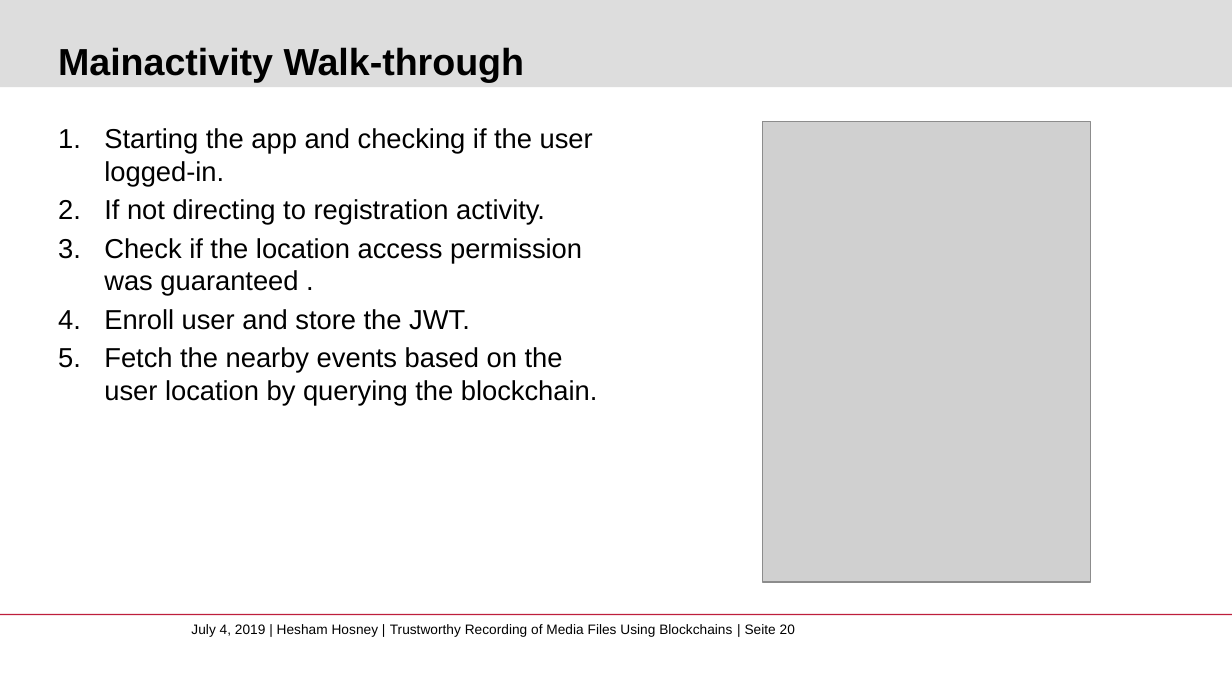
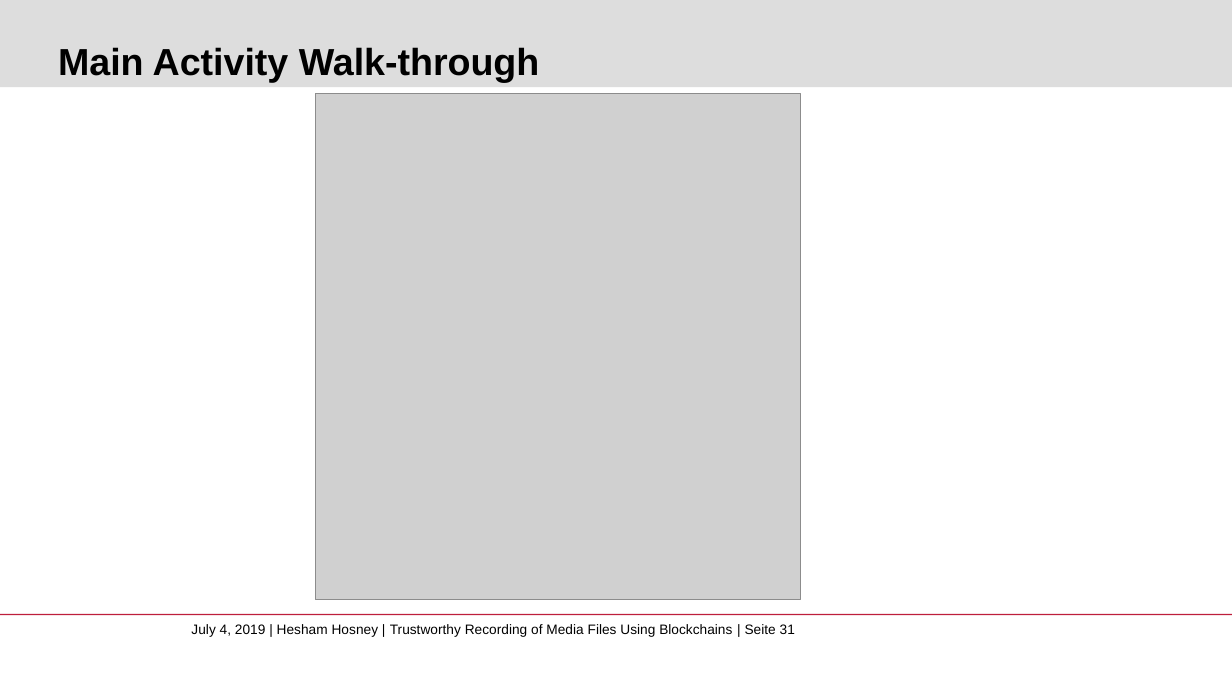
Before and after one commit to whosham/FakeNewsDetection, a slide deck: slide 31 of FakeNewsDetection.pptx (slide 20 before the commit). Drawn at 1232x693 pixels with LibreOffice and Linux fonts; fonts in the diff are those of the drawing; grey boxes stand for pictures; background and template pictures are left out. Boxes give left, top, right and bottom in pixels: in the first picture for what was removed or moved away, otherwise in the second. Text is boxed around its words. In the diff, an @@ line names an element or a change of style, - is before the commit and + after.

```diff
--- a/FakeNewsDetection.pptx
+++ b/FakeNewsDetection.pptx
@@ title at (58,47,540,82): text changed @@
-Mainactivity Walk-through
+Main Activity Walk-through
@@ picture: place and size @@
-picture at (763,121,1090,582)
+picture at (315,94,801,600)
@@ text removed at (104,128,598,406) @@
-1. Starting the app and checking if the user logged-in.
-2. If not directing to registration activity.
-3. Check if the location access permission was guaranteed .
-4. Enroll user and store the JWT.
-5. Fetch the nearby events based on the user location by querying the blockchain.
@@ text at (191,624,795,637): text changed @@
-July 4, 2019 | Hesham Hosney | Trustworthy Recording of Media Files Using Blockchains | Seite 20
+July 4, 2019 | Hesham Hosney | Trustworthy Recording of Media Files Using Blockchains | Seite 31
```
Also in this commit, not shown: 23 other slides changed, 14 slides added, 3 slides removed, 5 other files.
